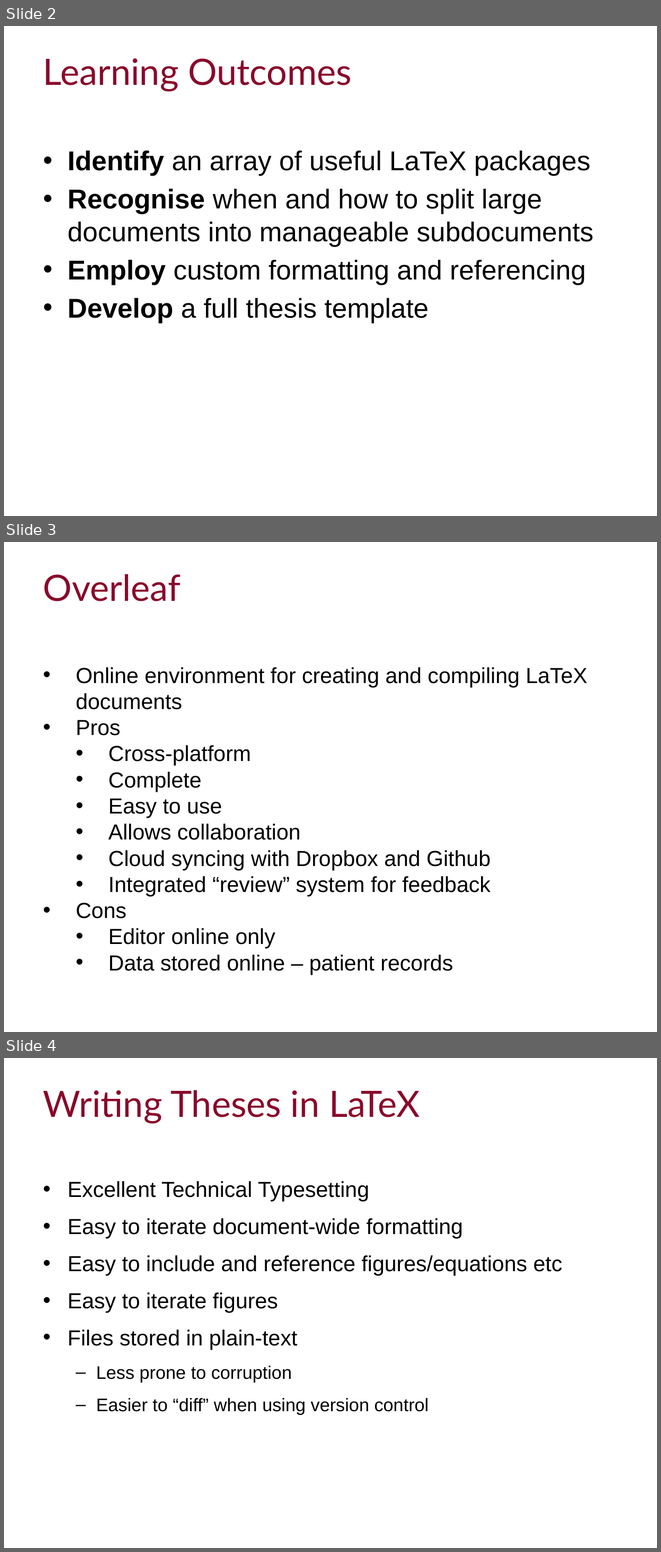
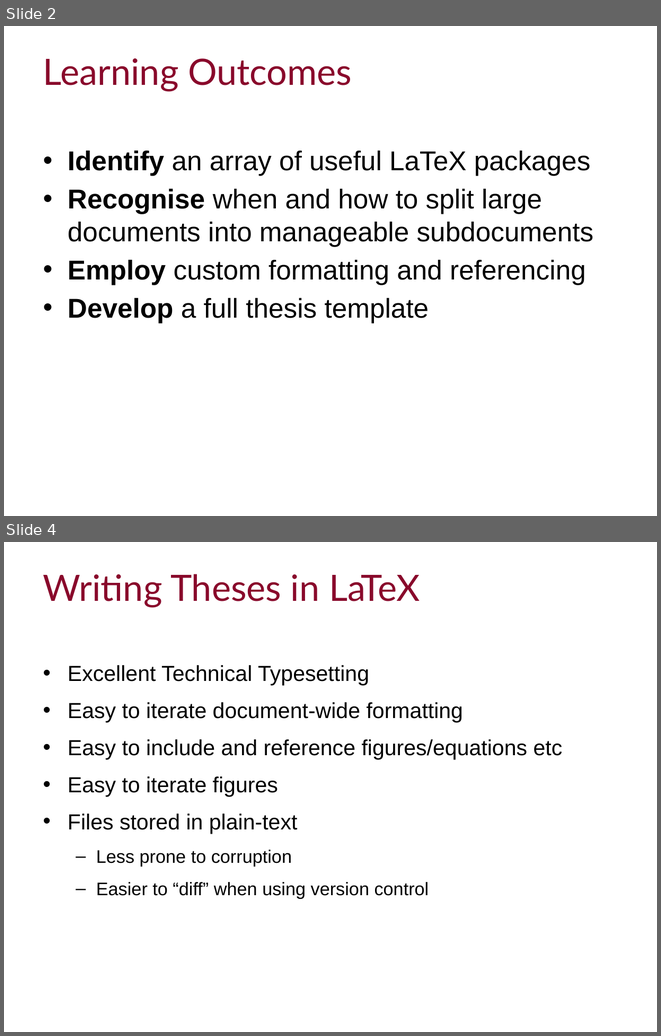
Before and after one commit to ImperialCollegeLondon/RCDS-writing-theses-in-latex, a slide deck: Writing Theses in Latex Slides.pptx. Shown one above the other, each under a label of ours: slides 2, 3 and 4 before the commit, slides 2 and 4 after it; the slides between them are not shown. The pictures are 661x1552 and 661x1036 pixels, drawn with LibreOffice and Linux fonts; fonts in the diff are those of the drawing; background and template pictures are left out. Boxes give left, top, right and bottom in pixels: in the first picture for what was removed or moved away, otherwise in the second. Text is boxed around its words. In the diff, an @@ line names an element or a change of style, - is before the commit and + after.

```diff
--- a/Writing Theses in Latex Slides.pptx
+++ b/Writing Theses in Latex Slides.pptx
@@ slide 3 removed at (4,542,657,1032), background #FFFFFF @@
@@ title removed at (43,574,181,601) @@
-Overleaf
@@ text removed at (76,667,587,974) @@
-• Online environment for creating and compiling LaTeX documents
-• Pros
-  • Cross-platform
-  • Complete
-  • Easy to use
-  • Allows collaboration
-  • Cloud syncing with Dropbox and Github
-  • Integrated “review” system for feedback
-• Cons
-  • Editor online only
-  • Data stored online – patient records
```
Also in this commit, not shown: 10 slides changed, 2 slides added.
